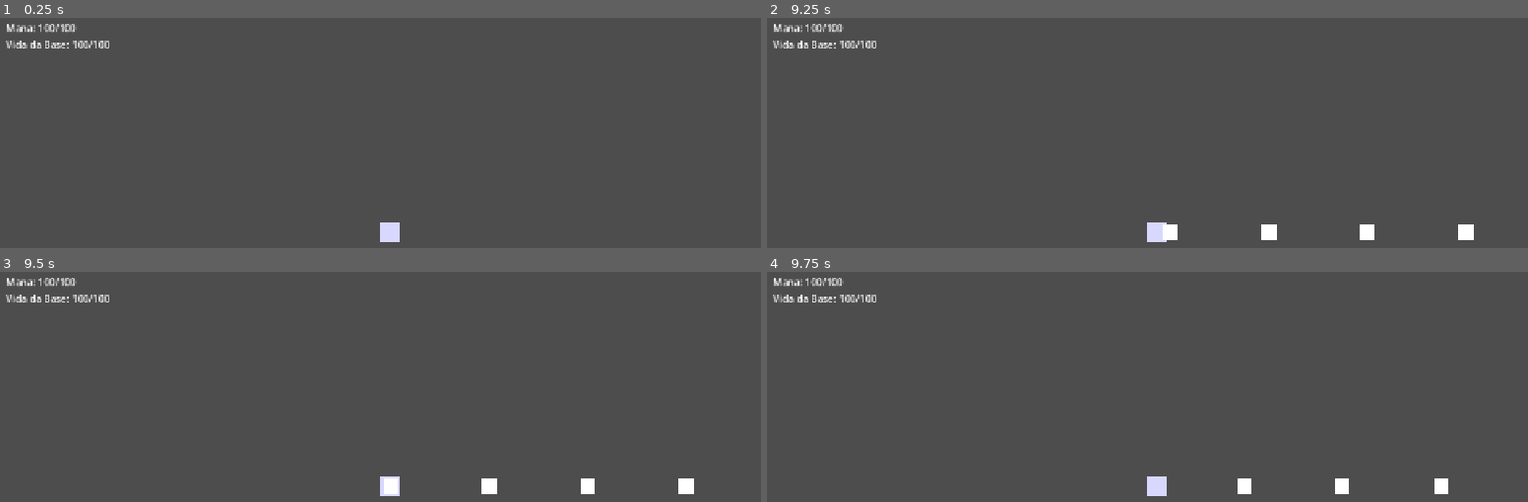
Above: before the commit, frames 1-4 (two rows, left to right).
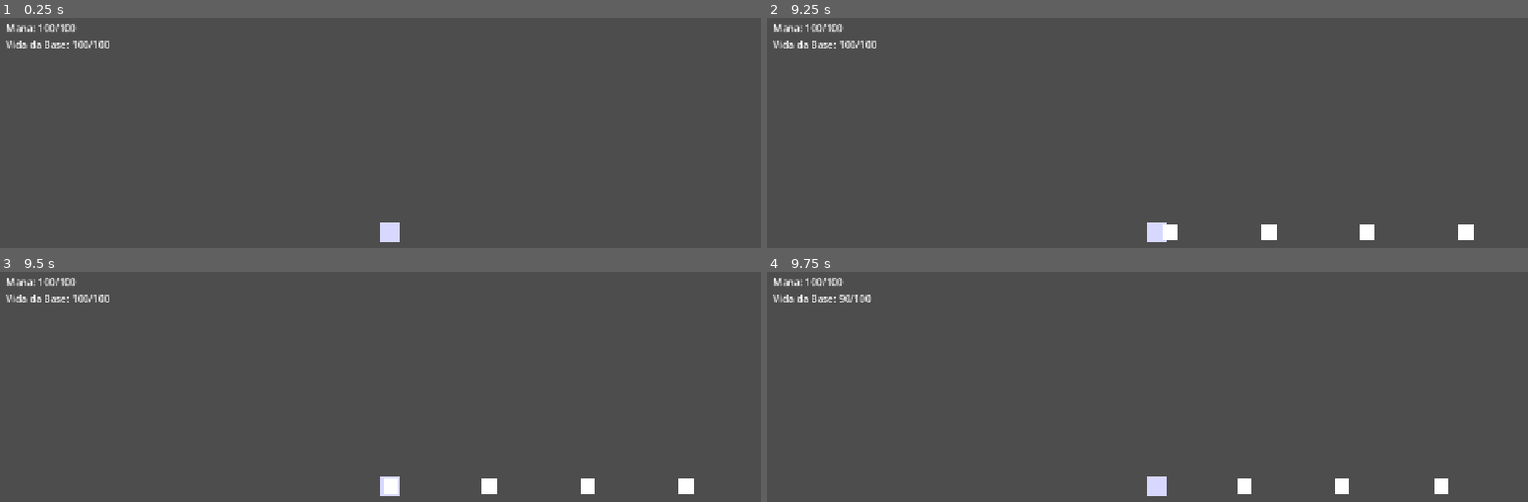
Above: after the commit, the same moments.

Repository: caua-developer/pixie-defense
Game: Godot game, scene res://scenes/main.tscn
Same seed, same stepped clock (60 frames per second), same inputs: the game is played once before the commit and once after it.
Inputs (mouse positions are in pixels of both pictures, inside the frame that each line leads up to):
- Up to frame 1 (0.25 s): no input
- Up to frame 2 (9.25 s): tap Enter at 0.5, 2 s; move the mouse to (1330, 211) at 0.52 s; press the mouse at (1330, 211) at 0.53 s; tap Space at 1.25, 3.5 s; move the mouse to (outside the picture) at 1.27 s; release the mouse at (outside the picture) at 1.28 s; click (outside the picture) at 1.35 s; move the mouse to (1238, 135) at 2.02 s; press the mouse at (1238, 135) at 2.03 s; move the mouse to (outside the picture) at 2.77 s; release the mouse at (outside the picture) at 2.78 s; click (outside the picture) at 2.85 s; move the mouse to (outside the picture) at 3.52 s; press the mouse at (outside the picture) at 3.53 s; move the mouse to (919, 165) at 4.27 s; release the mouse at (919, 165) at 4.28 s; click (919, 165) at 4.35 s; move the mouse to (1193, 231) at 5.02 s; press the mouse at (1193, 231) at 5.03 s; move the mouse to (1040, 121) at 5.77 s; release the mouse at (1040, 121) at 5.78 s; click (1040, 121) at 5.85 s; move the mouse to (1330, 211) at 6.52 s; press the mouse at (1330, 211) at 6.53 s; move the mouse to (outside the picture) at 7.27 s; release the mouse at (outside the picture) at 7.28 s; click (outside the picture) at 7.35 s; move the mouse to (1238, 135) at 8.02 s; press the mouse at (1238, 135) at 8.03 s; move the mouse to (outside the picture) at 8.77 s; release the mouse at (outside the picture) at 8.78 s; click (outside the picture) at 8.85 s
- Up to frame 3 (9.5 s): no input
- Up to frame 4 (9.75 s): move the mouse to (outside the picture) at 9.52 s; press the mouse at (outside the picture) at 9.53 s

Frames 1-3 are identical in both runs. In frame 4, less than 0.1% of the frame differs, in the area x 9-15%, y 9-14%.

Commit message:
feat: conecta fim de fase e conclui fase 1
Co-Authored-By: Claude Sonnet 5 <noreply@anthropic.com>

Diff:
--- a/scenes/main.tscn
+++ b/scenes/main.tscn
@@ -5,8 +5,10 @@
 [ext_resource type="PackedScene" path="res://scenes/enemy.tscn" id="enemy_scene"]
 [ext_resource type="Script" path="res://scripts/mago.gd" id="mago_script"]
 [ext_resource type="PackedScene" path="res://scenes/spell_effect.tscn" id="spell_effect_scene"]
+[ext_resource type="Script" path="res://scripts/main.gd" id="main_script"]
 
 [node name="Main" type="Node2D" unique_id=1404636165]
+script = ExtResource("main_script")
 
 [node name="Camera2D" type="Camera2D" parent="." unique_id=495020440]
 
--- /dev/null
+++ b/scripts/main.gd
@@ -0,0 +1,19 @@
+extends Node2D
+
+@onready var base: Node = $Base
+@onready var mago: Node2D = $Mago
+@onready var mana_label: Label = $HUD/Root/VBox/ManaLabel
+@onready var base_life_label: Label = $HUD/Root/VBox/BaseLifeLabel
+@onready var game_over_label: Label = $HUD/Root/VBox/GameOverLabel
+
+func _ready() -> void:
+	game_over_label.visible = false
+	base.base_defeated.connect(_on_base_defeated)
+
+func _process(_delta: float) -> void:
+	mana_label.text = "Mana: %d/%d" % [int(mago.mana), int(mago.MAX_MANA)]
+	base_life_label.text = "Vida da Base: %d/%d" % [int(base.current_life), int(base.MAX_LIFE)]
+
+func _on_base_defeated() -> void:
+	game_over_label.visible = true
+	get_tree().paused = true
Not shown, changed: docs/roadmap.md
